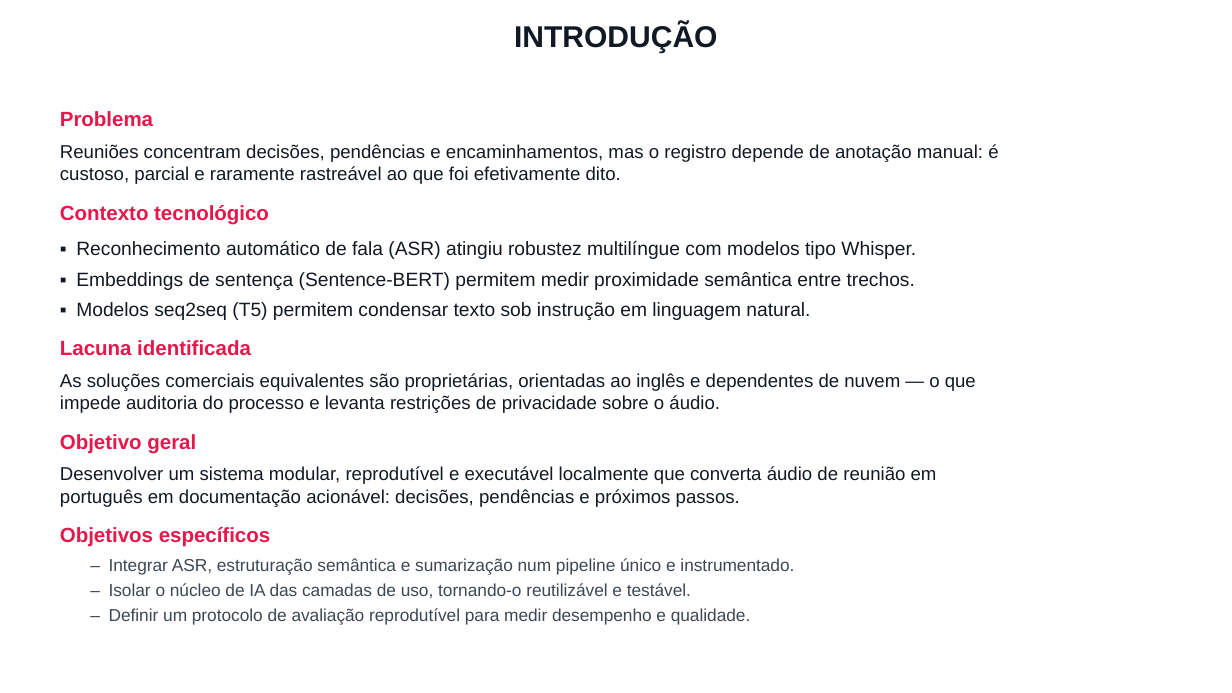
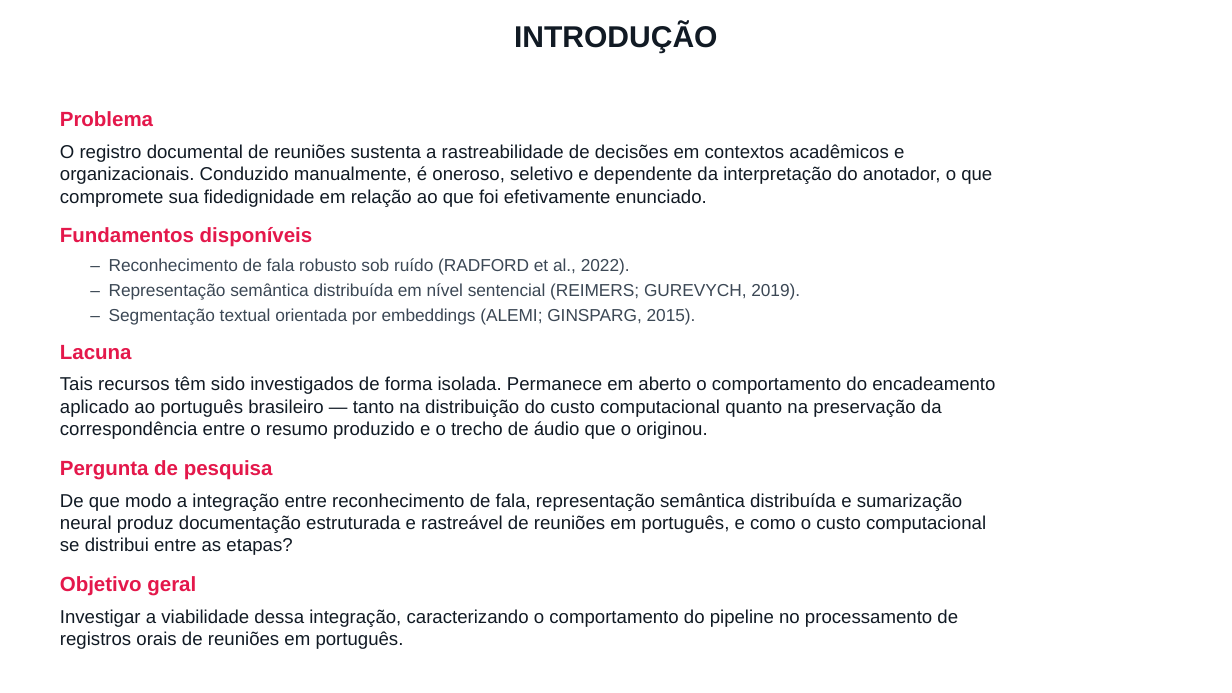
Before and after one commit to MatMeloni/meeting-transcription, a slide deck: slide 3 of docs/apresentacao/APRESENTACAO_JIC_2026_Meloni.pptx. Drawn at 1232x693 pixels with LibreOffice and Linux fonts; fonts in the diff are those of the drawing; background and template pictures are left out. Boxes give left, top, right and bottom in pixels: in the first picture for what was removed or moved away, otherwise in the second. Text is boxed around its words. In the diff, an @@ line names an element or a change of style, - is before the commit and + after.

```diff
--- a/docs/apresentacao/APRESENTACAO_JIC_2026_Meloni.pptx
+++ b/docs/apresentacao/APRESENTACAO_JIC_2026_Meloni.pptx
@@ text at box(60, 144, 995, 555): text changed @@
-Reuniões concentram decisões, pendências e encaminhamentos, mas o registro depende de anotação manual: é custoso, parcial e raramente rastreável ao que foi efetivamente dito.
-Contexto tecnológico
-▪ Reconhecimento automático de fala (ASR) atingiu robustez multilíngue com modelos tipo Whisper.
-▪ Embeddings de sentença (Sentence-BERT) permitem medir proximidade semântica entre trechos.
-▪ Modelos seq2seq (T5) permitem condensar texto sob instrução em linguagem natural.
-Lacuna identificada
-As soluções comerciais equivalentes são proprietárias, orientadas ao inglês e dependentes de nuvem — o que impede auditoria do processo e levanta restrições de privacidade sobre o áudio.
+O registro documental de reuniões sustenta a rastreabilidade de decisões em contextos acadêmicos e organizacionais. Conduzido manualmente, é oneroso, seletivo e dependente da interpretação do anotador, o que compromete sua fidedignidade em relação ao que foi efetivamente enunciado.
+Fundamentos disponíveis
+– Reconhecimento de fala robusto sob ruído (RADFORD et al., 2022).
+– Representação semântica distribuída em nível sentencial (REIMERS; GUREVYCH, 2019).
+– Segmentação textual orientada por embeddings (ALEMI; GINSPARG, 2015).
+Lacuna
+Tais recursos têm sido investigados de forma isolada. Permanece em aberto o comportamento do encadeamento aplicado ao português brasileiro — tanto na distribuição do custo computacional quanto na preservação da correspondência entre o resumo produzido e o trecho de áudio que o originou.
+Pergunta de pesquisa
+De que modo a integração entre reconhecimento de fala, representação semântica distribuída e sumarização neural produz documentação estruturada e rastreável de reuniões em português, e como o custo computacional se distribui entre as etapas?
@@ text at box(60, 609, 958, 649): text changed; size 13.5 to 14.5 pt; text colour #3C4855 to #111A24 @@
-Desenvolver um sistema modular, reprodutível e executável localmente que converta áudio de reunião em português em documentação acionável: decisões, pendências e próximos passos.
-Objetivos específicos
-– Integrar ASR, estruturação semântica e sumarização num pipeline único e instrumentado.
-– Isolar o núcleo de IA das camadas de uso, tornando-o reutilizável e testável.
-– Definir um protocolo de avaliação reprodutível para medir desempenho e qualidade.
+Investigar a viabilidade dessa integração, caracterizando o comportamento do pipeline no processamento de registros orais de reuniões em português.
```
Also in this commit, not shown: 4 other slides changed, 1 slide added, 5 other files.
